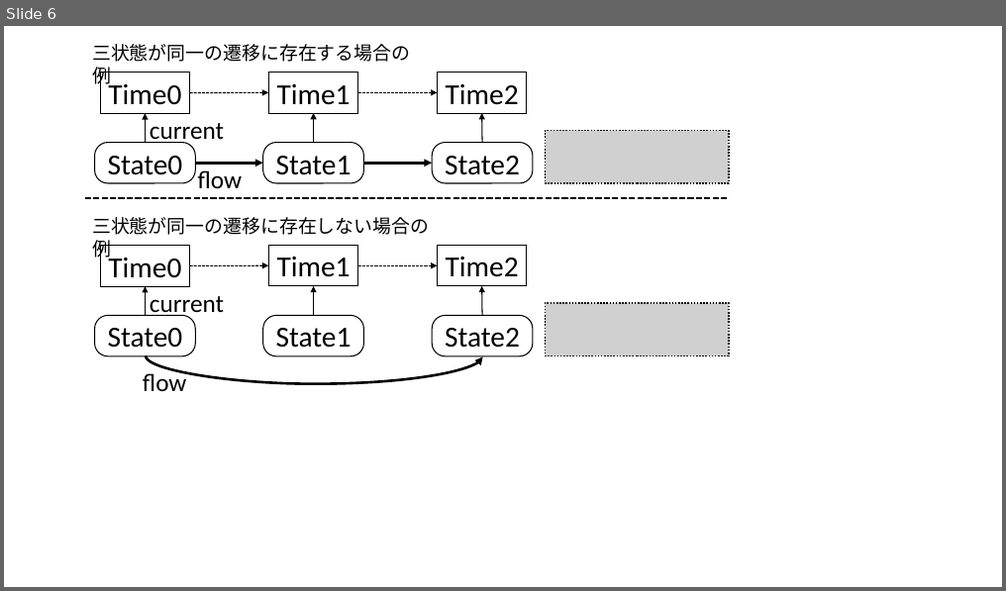
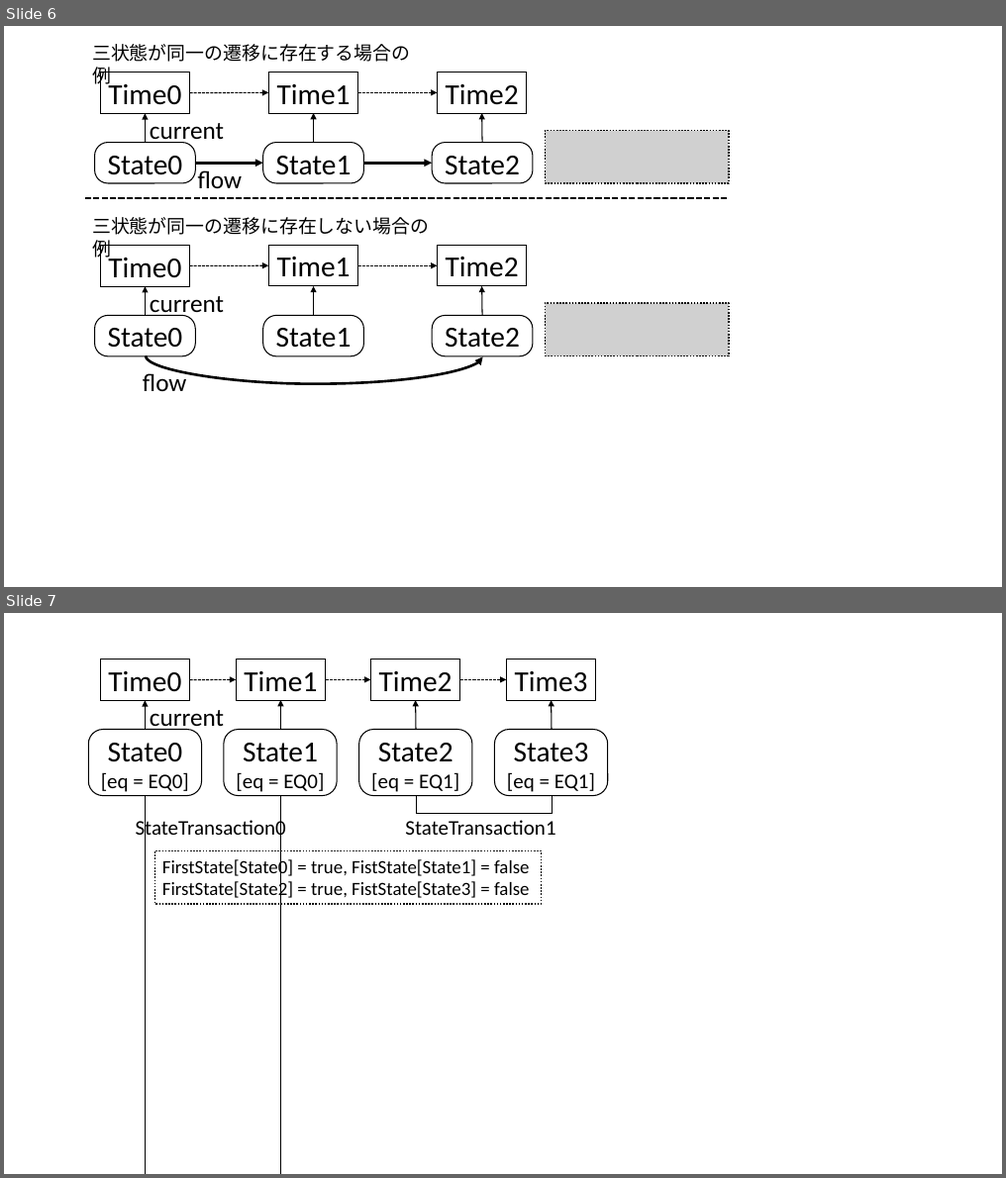
Before and after one commit to simahell/Master-Thesis, a slide deck: fig/fig.pptx. Shown one above the other, each under a label of ours: slide 6 before the commit, slides 6 and 7 after it. The pictures are 1006x591 and 1006x1178 pixels, drawn with LibreOffice and Linux fonts; fonts in the diff are those of the drawing; grey boxes stand for pictures. Boxes give left, top, right and bottom in pixels: in the first picture for what was removed or moved away, otherwise in the second. Text is boxed around its words. In the diff, an @@ line names an element or a change of style, - is before the commit and + after.

Commit message:
FirstStateの記述

```diff
--- a/fig/fig.pptx
+++ b/fig/fig.pptx
@@ slide 7 added at <box>4,613,1002,1174</box>, background #FFFFFF @@
@@ rectangle added at <box>88,660,608,904</box>, fill #FFFFFF, outline #FFFFFF 1 pt @@
@@ rectangle added at <box>101,660,190,700</box>, outline #000000 1 pt, 28 pt, text #000000 @@
+Time0
@@ rectangle added at <box>236,660,326,700</box>, outline #000000 1 pt, 28 pt, text #000000 @@
+Time1
@@ rectangle added at <box>371,660,460,700</box>, outline #000000 1 pt, 28 pt, text #000000 @@
+Time2
@@ rectangle added at <box>506,660,596,700</box>, outline #000000 1 pt, 28 pt, text #000000 @@
+Time3
@@ arrow added from (145, 729) to (145, 700), #000000 1 pt @@
@@ arrow added from (190, 679) to (236, 679), #000000 1 pt dashed @@
@@ arrow added from (281, 729) to (281, 700), #000000 1 pt @@
@@ arrow added from (326, 679) to (371, 679), #000000 1 pt dashed @@
@@ arrow added from (416, 729) to (416, 700), #000000 1 pt @@
@@ arrow added from (460, 679) to (506, 679), #000000 1 pt dashed @@
@@ arrow added from (552, 729) to (551, 700), #000000 1 pt @@
@@ rounded rectangle added at <box>88,729,202,796</box>, outline #000000 1 pt, 20 pt, text #000000 @@
+State0
+[eq = EQ0]
@@ text added at <box>150,710,224,732</box>, 24 pt, text #000000 @@
+current
@@ rounded rectangle added at <box>224,729,338,796</box>, outline #000000 1 pt, 20 pt, text #000000 @@
+State1
+[eq = EQ0]
@@ rounded rectangle added at <box>358,729,472,796</box>, outline #000000 1 pt, 20 pt, text #000000 @@
+State2
+[eq = EQ1]
@@ rounded rectangle added at <box>494,729,607,796</box>, outline #000000 1 pt, 20 pt, text #000000 @@
+State3
+[eq = EQ1]
@@ text added at <box>136,818,286,842</box>, 20 pt, text #000000 @@
+StateTransaction0
@@ elbow line added from (145, 796) to (280, 796), #000000 1 pt @@
@@ text added at <box>405,820,555,835</box>, 20 pt, text #000000 @@
+StateTransaction1
@@ elbow line added from (417, 795) to (552, 796), #000000 1 pt @@
@@ rectangle added at <box>155,851,542,904</box>, outline #000000 1.5 pt dashed, 18 pt, text #000000 @@
+FirstState[State0] = true, FistState[State1] = false
+FirstState[State2] = true, FistState[State3] = false
```
Also in this commit, not shown: 3 other files.
